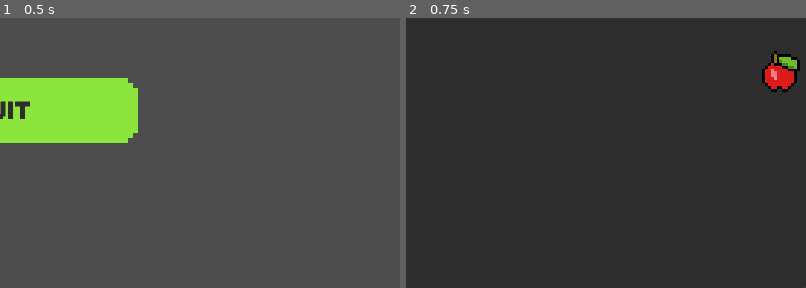
Above: before the commit, frames 1-2 (left to right).
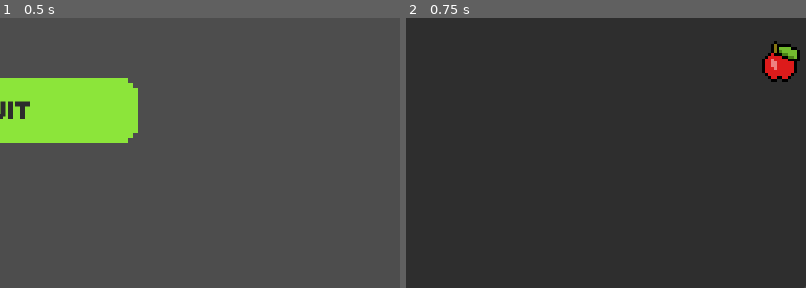
Above: after the commit, the same moments.

Repository: WyattHapper/MACS-Hackathon-2026
Game: Godot game, scene res://MainMenu/main_menu.tscn
Same seed, same stepped clock (60 frames per second), same inputs: the game is played once before the commit and once after it.
Inputs:
- Up to frame 1 (0.5 s): no input
- Up to frame 2 (0.75 s): click "Start" at 0.5 s
The pictures show only the part of the screen within x 50-100%, y 50-100%; the shares and areas given below are measured in that part.

Frame 1 is identical in both runs. In frame 2, 1.2% of the frame differs, in the area x 89-99%, y 8-28%.

Commit message:
Working snake game (mostly) Yippee!

Diff:
--- a/hackathon-2026/Game/game.gd
+++ b/hackathon-2026/Game/game.gd
@@ -41,7 +41,15 @@
 
 func add_apple():
 	var apple = apple_regular_scene.instantiate()
-	apple.position = (get_random_position() * cell_size) + Vector2(0, cell_size)
+
+	var flag = false #loops until it finds a position thats not inside the snake
+	while (!flag):
+		flag = true
+		apple.position = (get_random_position() * cell_size) + Vector2(0, top_ui_height)
+		for cell in snake.snake_cells:
+			if apple.position == cell.position:
+				flag = false
+
 	apple.eaten.connect(_on_apple_eaten)
 	add_child(apple)
 
@@ -49,7 +57,7 @@
 	score += 1
 	$UI.get_node("Score").text = "Score: " + str(score)
 	add_apple()
-	snake.add_cell(snake.snake[0])
+	snake.ate_apple()
 
 # Built in function to process stuff continually
 func _process(_delta):
